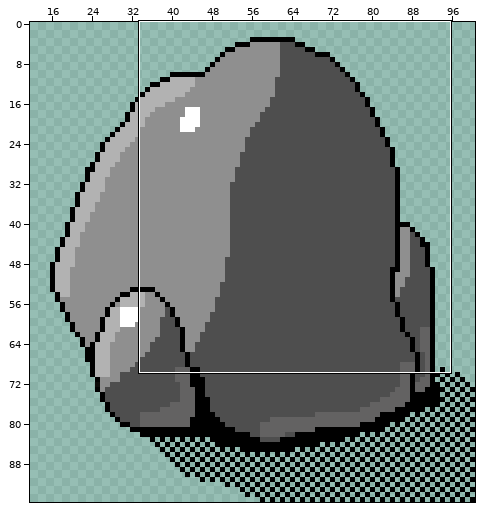
Sprite sheet, stored at DeathlyFields.gmx/sprites/images/sprRock_0.png. Above: a wide view before the commit, with the close-up outlined.
Close-up. Before the edit:
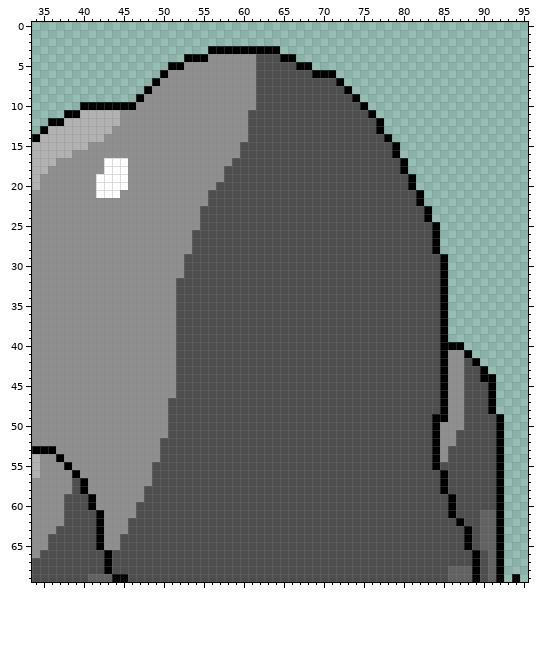
The file is 101x96 pixels. Colours within 5 levels of each other are drawn and written as one. Shown: x 34..95, y 0..69. The wide view leaves out empty margins.
The same view after the edit:
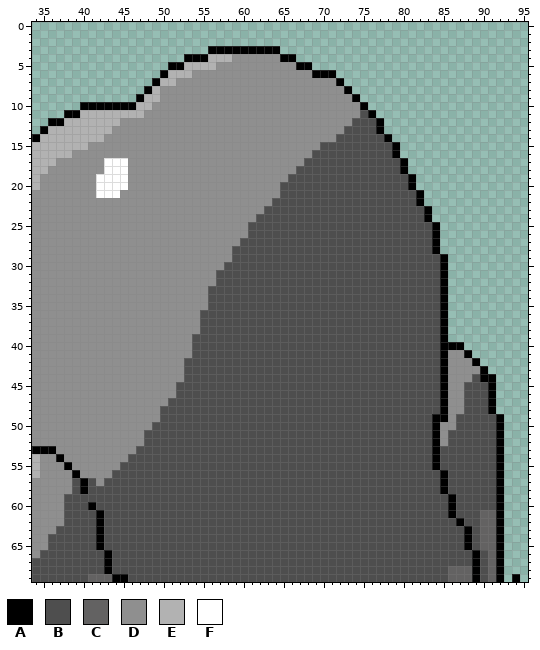
Palette (. is transparent): A #000000  B #4e4e4e  C #636262  D #8f8f8f  E #b2b2b2  F #ffffff
Changes in this commit:
Colour A becomes colour B in row 59 at x 41.
Colour D becomes colour B in row 48 at x 50; in row 49 at x 50 and 87; in row 50 at x 49 to 50 and 87; in row 51 at x 48 to 50 and 86; in row 52 at x 48 to 49 and 86; in row 53 at x 47 to 49 and 85.
Colour D becomes colour B in row 54 at x 46 to 49 and 85; in row 55 at x 45 to 48; in row 56 at x 44 to 48; in row 57 at x 41 and 43 to 48; in row 58 at x 41 to 47; in row 59 at x 42 to 47.
Colour D becomes colour B in row 60 at x 42 to 46; in row 61 at x 43 to 46; in rows 62 to 63 at x 43 to 45; in rows 64 to 65 at x 43 to 44.
Colour B becomes colour D in row 4 at x 62 to 64; in row 5 at x 62 to 66; in row 6 at x 62 to 68; in row 7 at x 62 to 71; in row 8 at x 62 to 72; in row 9 at x 62 to 73.
Colour B becomes colour D in row 10 at x 62 to 74; in row 11 at x 61 to 74; in row 12 at x 61 to 73; in row 13 at x 61 to 72; in row 14 at x 61 to 71; in row 15 at x 60 to 69.
Colour B becomes colour D in row 16 at x 60 to 68; in row 17 at x 59 to 67; in row 18 at x 58 to 66; in row 19 at x 58 to 65; in row 20 at x 57 to 64; in row 21 at x 56 to 64.
Colour B becomes colour D in row 22 at x 56 to 63; in row 23 at x 55 to 62; in row 24 at x 55 to 61; in row 25 at x 55 to 60; in row 26 at x 54 to 60; in row 27 at x 54 to 59.
Colour B becomes colour D in row 28 at x 54 to 58; in row 29 at x 53 to 58; in row 30 at x 53 to 57; in row 31 at x 53 to 56; in row 32 at x 52 to 56; in rows 33 to 35 at x 52 to 55.
Colour B becomes colour D in rows 36 to 38 at x 52 to 54; in rows 39 to 41 at x 52 to 53; in row 42 at x 52 and 88; in row 43 at x 52 and 88 to 89; in row 44 at x 52 and 88.
Colour D becomes colour E in row 4 at x 56 to 58; in row 5 at x 53 to 56; in row 6 at x 51 to 53; in row 7 at x 50 to 51; in row 8 at x 49; in row 9 at x 48 to 49.
Colour D becomes colour E in row 10 at x 47 to 48; in row 11 at x 45 to 47.
Boxes around the changes in both close-ups, in picture pixels (x1, y1, x2, y2):
changed: (120, 54, 360, 382)
changed: (464, 358, 480, 382)
changed: (88, 406, 168, 550)
changed: (440, 414, 464, 462)
